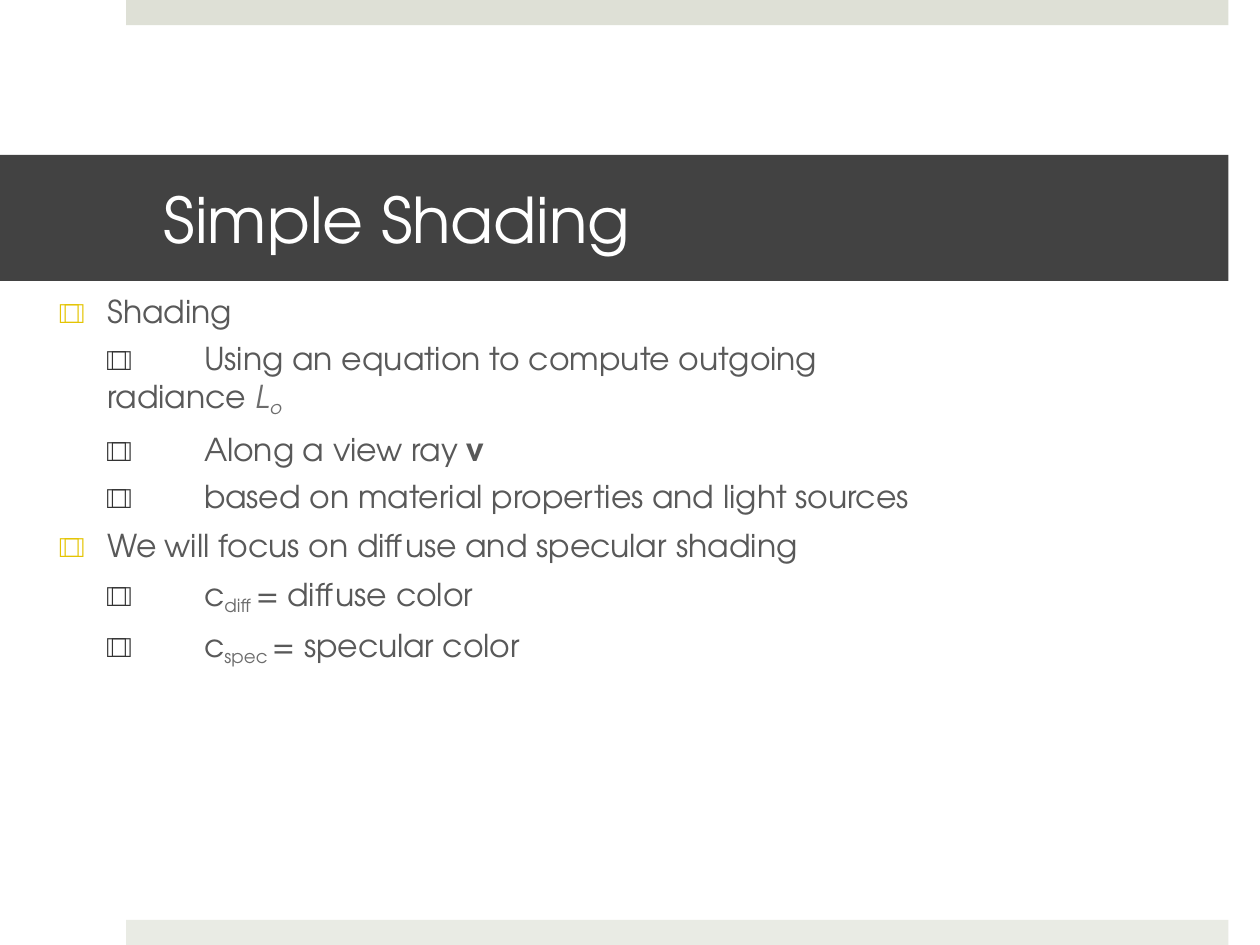
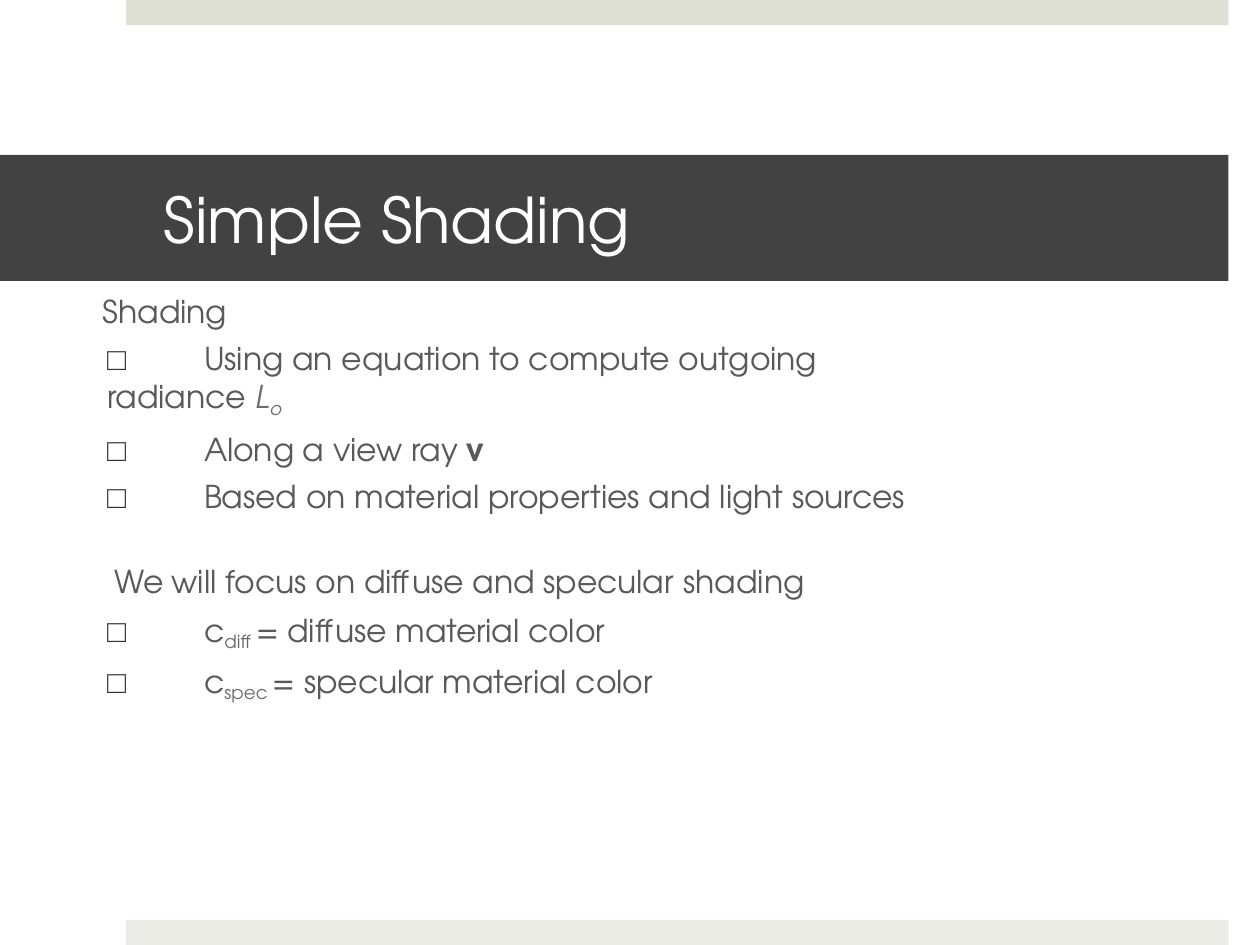
Before and after one commit to shaffer1/UIllinois_Rendering, a slide deck: slide 5 of Lecture-8-Shadows.pptx. Drawn at 1260x945 pixels with LibreOffice and Linux fonts; fonts in the diff are those of the drawing. Boxes give left, top, right and bottom in pixels: in the first picture for what was removed or moved away, otherwise in the second. Text is boxed around its words. In the diff, an @@ line names an element or a change of style, - is before the commit and + after.

```diff
--- a/Lecture-8-Shadows.pptx
+++ b/Lecture-8-Shadows.pptx
@@ text at bbox=[103, 299, 905, 699]: text changed @@
-□□ Shading
-□□ Using an equation to compute outgoing radiance Lo
-□□ Along a view ray v
-□□ based on material properties and light sources
-□□ We will focus on diffuse and specular shading
-□□ cdiff = diffuse color
-□□ cspec = specular color
+Shading
+□ Using an equation to compute outgoing radiance Lo
+□ Along a view ray v
+□ Based on material properties and light sources
+We will focus on diffuse and specular shading
+□ cdiff = diffuse material color
+□ cspec = specular material color
```
Also in this commit, not shown: 11 other slides changed.
